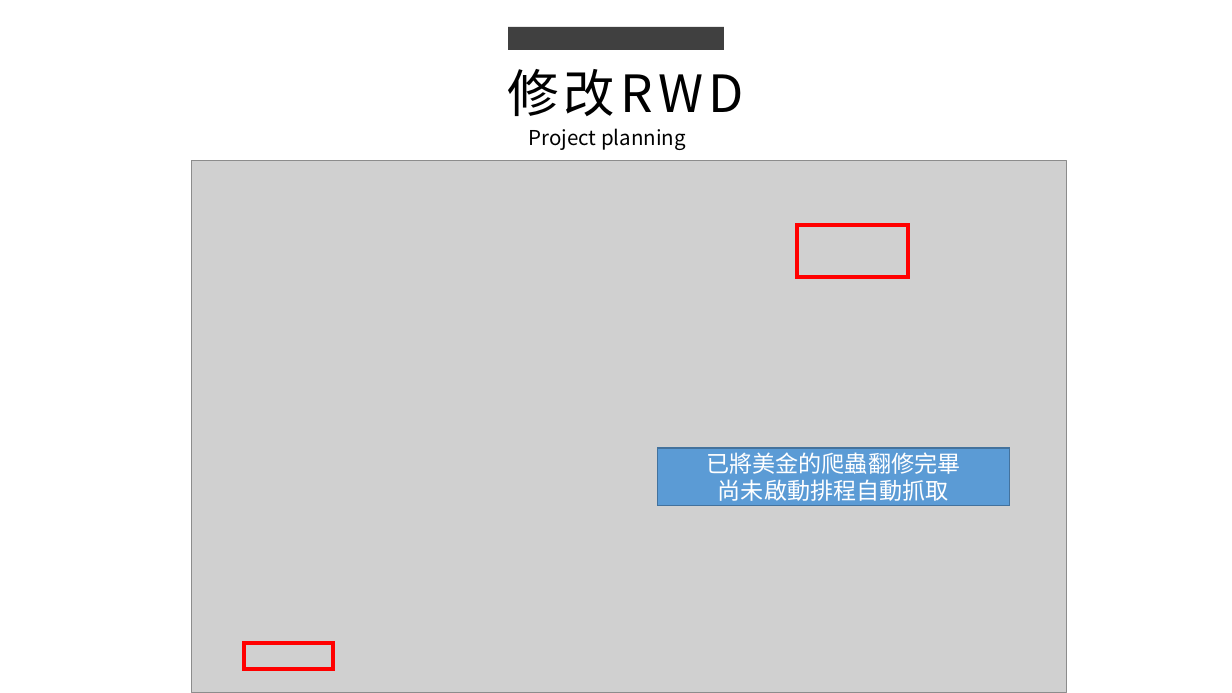
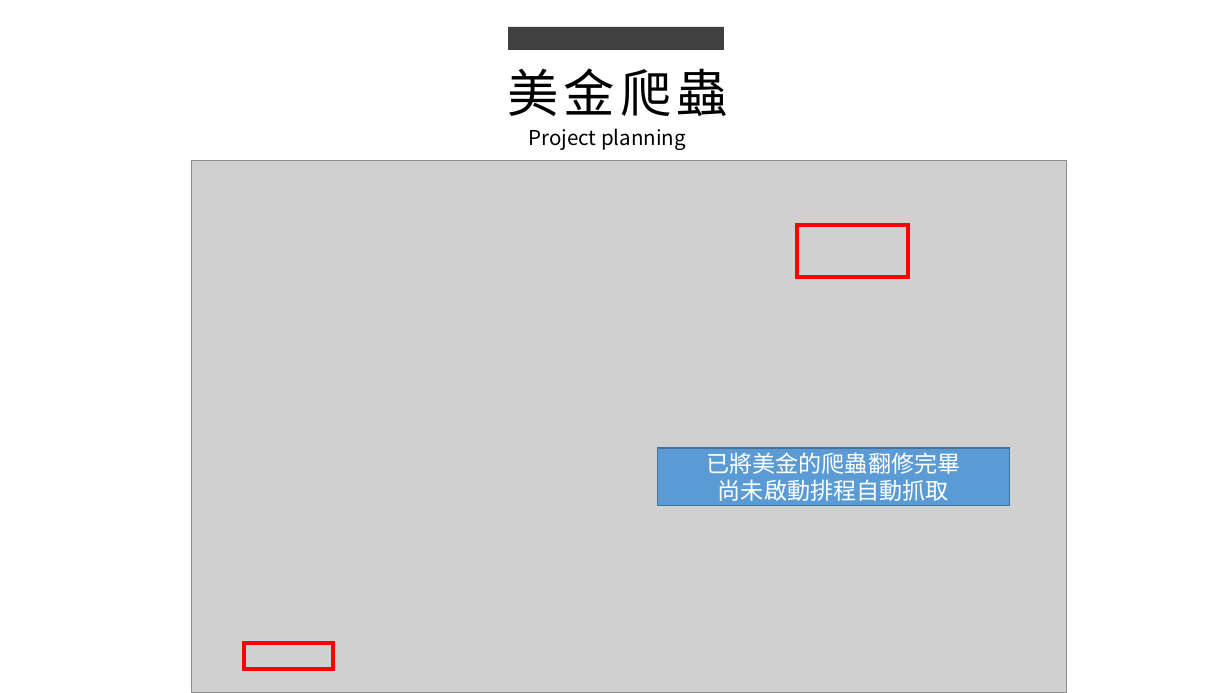
Before and after one commit to king637324/KnowledgeGreenhouseSystem, a slide deck: slide 3 of 工作日報_葉柏漢/2021.11/2021.11.08(加班)_2021.11.09工作日報_葉柏漢.pptx. Drawn at 1232x693 pixels with LibreOffice and Linux fonts; fonts in the diff are those of the drawing; grey boxes stand for pictures. Boxes give left, top, right and bottom in pixels: in the first picture for what was removed or moved away, otherwise in the second. Text is boxed around its words. In the diff, an @@ line names an element or a change of style, - is before the commit and + after.

```diff
--- a/工作日報_葉柏漢/2021.11/2021.11.08(加班)_2021.11.09工作日報_葉柏漢.pptx
+++ b/工作日報_葉柏漢/2021.11/2021.11.08(加班)_2021.11.09工作日報_葉柏漢.pptx
@@ text at (x1=508, y1=68, x2=728, y2=116): text changed @@
-修改RWD
+美金爬蟲
```
Also in this commit, not shown: 1 other slide changed, 1 slide added, 1 other file.
